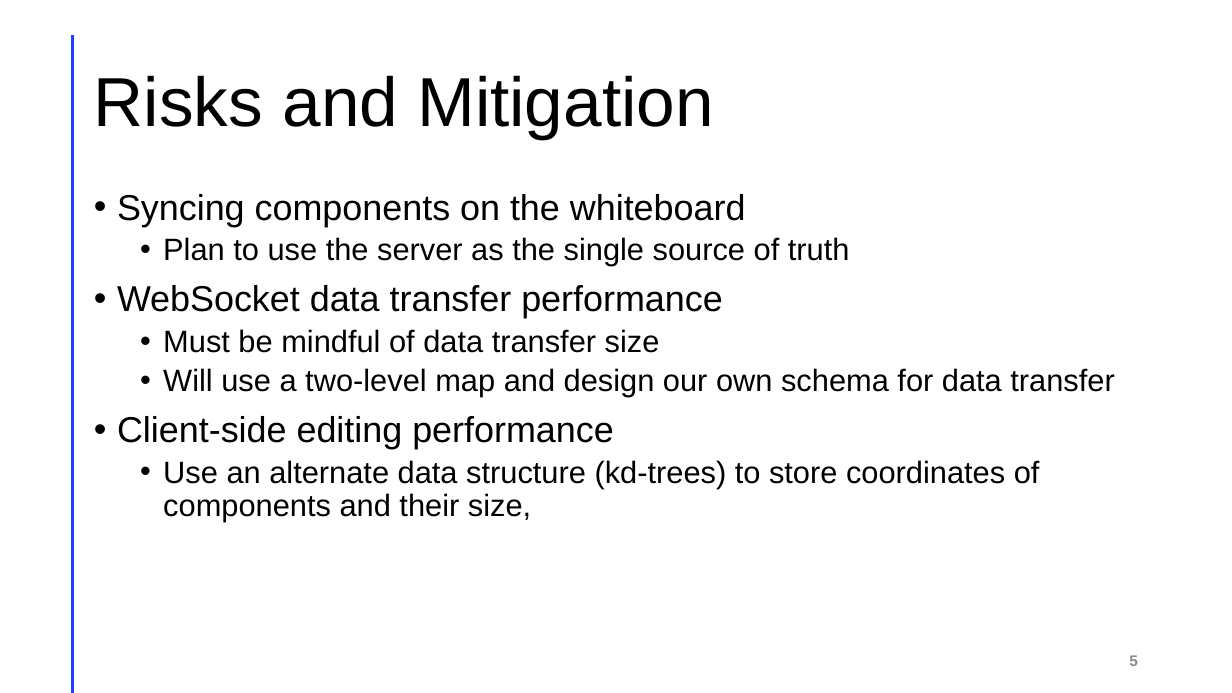
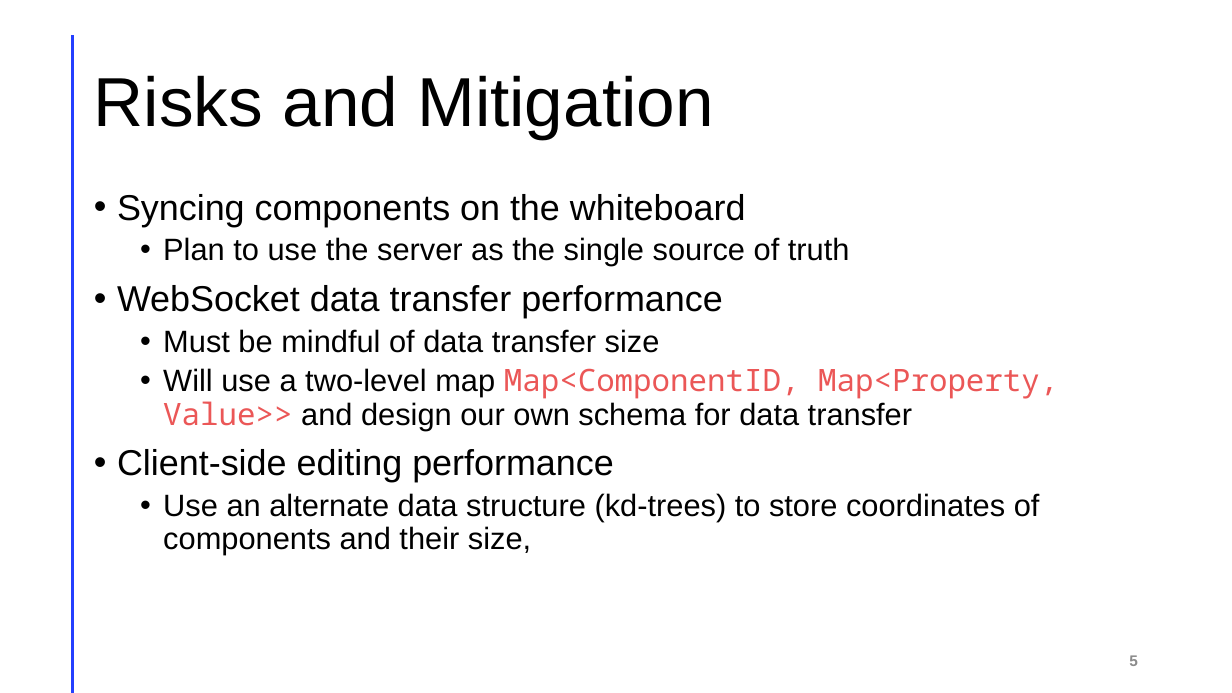
Before and after one commit to avesta-b/whiteboard-app, a slide deck: slide 5 of project_management/Project Review.pptx. Drawn at 1232x693 pixels with LibreOffice and Linux fonts; fonts in the diff are those of the drawing. Boxes give left, top, right and bottom in pixels: in the first picture for what was removed or moved away, otherwise in the second. Text is boxed around its words. In the diff, an @@ line names an element or a change of style, - is before the commit and + after.

Commit message:
update slides

```diff
--- a/project_management/Project Review.pptx
+++ b/project_management/Project Review.pptx
@@ text at box(163, 368, 1058, 430): text changed @@
-  • Will use a two-level map and design our own schema for data transfer
+  • Will use a two-level map Map<ComponentID, Map<Property, Value>> and design our own schema for data transfer
```
Also in this commit, not shown: 1 other file.
